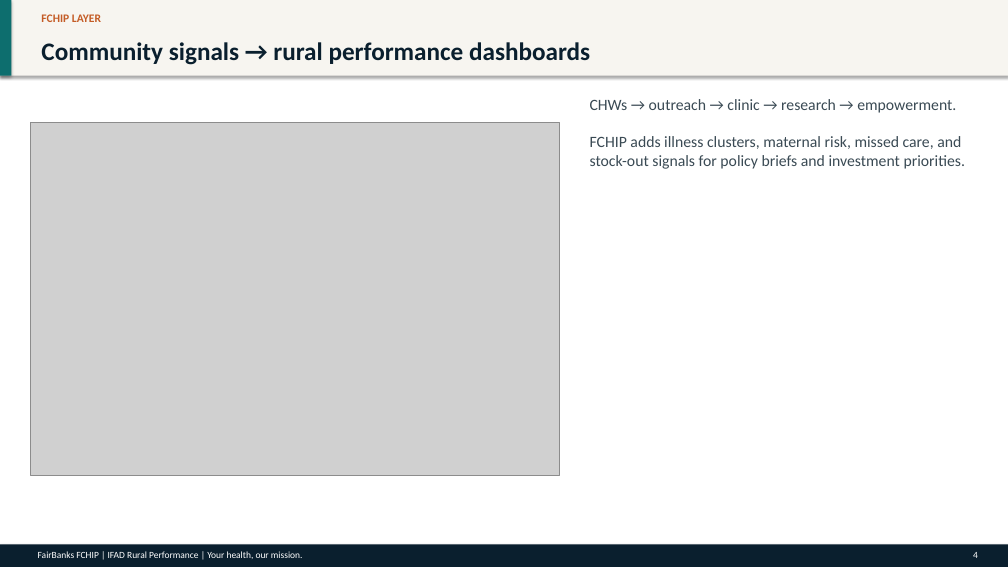
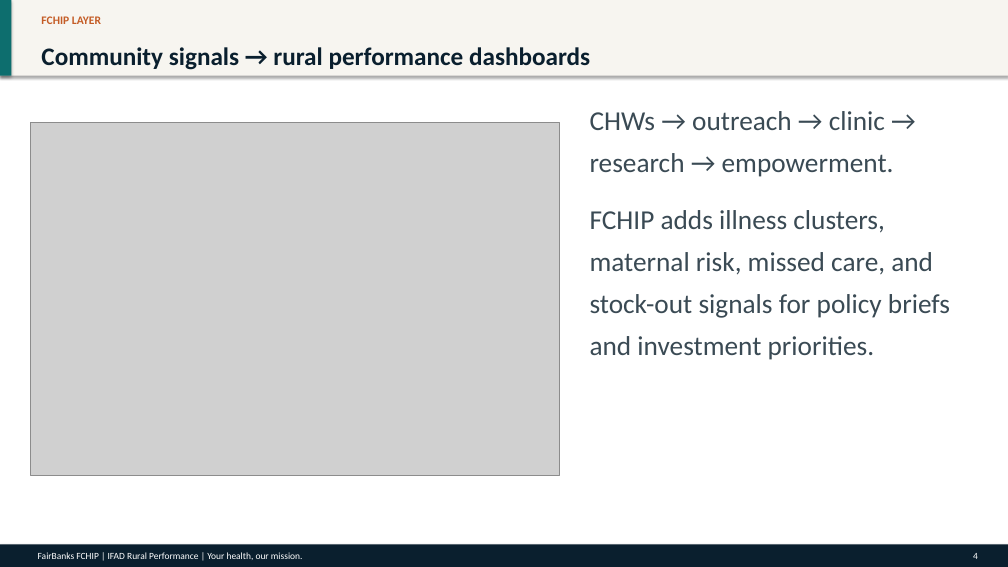
Before and after one commit to WASSWA2624/fairbanks, a slide deck: slide 4 of applications/ifad/documents/ifad_ppt.pptx. Drawn at 1008x567 pixels with LibreOffice and Linux fonts; fonts in the diff are those of the drawing; grey boxes stand for pictures. Boxes give left, top, right and bottom in pixels: in the first picture for what was removed or moved away, otherwise in the second. Text is boxed around its words. In the diff, an @@ line names an element or a change of style, - is before the commit and + after.

Commit message:
Enhance PowerPoint generation scripts across multiple applications by introducing balanced text box sizing and vertical alignment for improved readability. Update font sizes for various text elements to ensure consistency and clarity in presentations. Adjust document formatting rules to align with project branding and enhance overall presentation quality.

```diff
--- a/applications/ifad/documents/ifad_ppt.pptx
+++ b/applications/ifad/documents/ifad_ppt.pptx
@@ text "FCHIP LAYER" at [41,16,101,24]: line spacing 1 to 1.15; more space between paragraphs @@
@@ text "Community signals → rural performance ..." at [41,47,590,70]: line spacing 1 to 1.15; more space between paragraphs @@
@@ text at [590,111,950,360]: text changed; size 15 to 26 pt @@
-CHWs → outreach → clinic → research → empowerment.
-FCHIP adds illness clusters, maternal risk, missed care, and stock-out signals for policy briefs and investment priorities.
+CHWs → outreach → clinic → research → empowerment.
+FCHIP adds illness clusters, maternal risk, missed care, and stock-out signals for policy briefs and investment priorities.
```
Also in this commit, not shown: 9 other slides changed, 50 other files.
